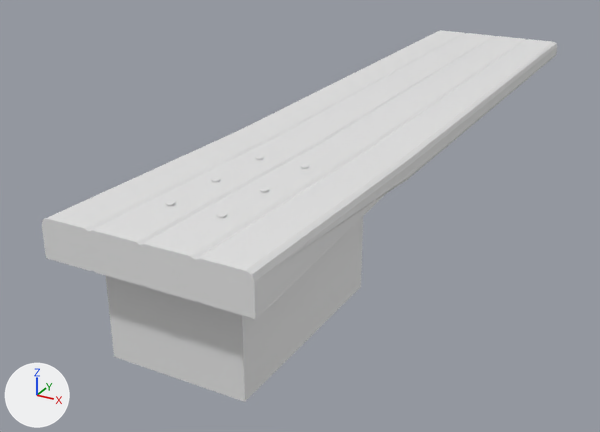
Renders of the Blender file Swords and Sails/Props/Dirving board.blend from each side of a commit.
One viewpoint serves both versions: a camera (50 mm lens) standing at (2.15, -3.06, 2.14) and looking at (-0.41, 1.59, -0.19). Lighting does not change. The marker at lower left points along +X, +Y and +Z.
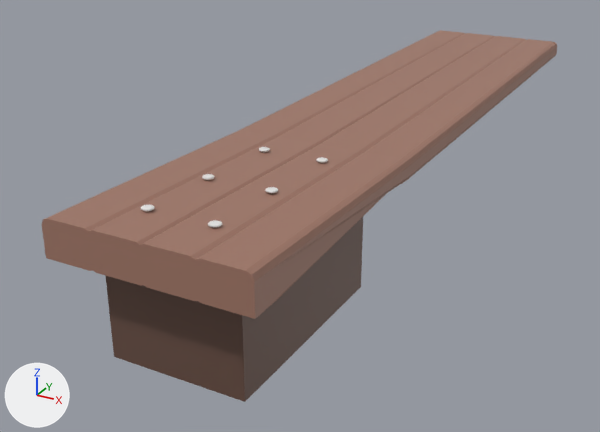
The change, as a diff of the scene's bpy script:
```diff
--- a/Swords and Sails/Props/Dirving board.blend.py
+++ b/Swords and Sails/Props/Dirving board.blend.py
@@ img_base @@
+img_base = load_image('Base', 'Diving Board/Base.png', 1024, 1024, 'sRGB')
@@ img_wood @@
+img_wood = load_image('Wood', 'Diving Board/Wood.png', 1024, 1024, 'sRGB')
@@ mat_base @@
+mat_base = principled_material('Base')
+mat_base.texture = img_base
@@ mat_material @@
+mat_material = principled_material('Material')
+mat_material.texture = img_wood
@@ me_cube_001 @@
 me_cube_001.from_pydata(...)  # 108 vertices, 96 faces; spans x -1.47..1.48, y -6.55..6.76, z -0.25..0.29
+me_cube_001.materials.append(mat_material)  # picture img_wood
@@ me_cube_008 @@
 me_cube_008.from_pydata(...)  # 8 vertices, 6 faces; spans x -1.0..1.0, y -1.63..1.63, z -0.56..1.0
+me_cube_008.materials.append(mat_base)  # picture img_base
@@ ob_nails @@
 ob_nails.rotation_euler = (-0.0244, 0.0, 0.0)  # degrees (-1.4, 0, 0)
-ob_nails.scale = (2.19, 2.19, 2.19)
+ob_nails.scale = (2.84, 2.84, 2.84)
 _m = ob_nails.modifiers.new('Subdivision', 'SUBSURF')
```

Pixel boxes (x1, y1, x2, y2) of what changed, in the pictures (600 x 432 px):
'Cube', recoloured (white to brown): (42, 30, 557, 319) in both
'Cube.001', recoloured (grey to brown): (105, 217, 363, 402) in both
'Nails', rescaled (30% wider, 30% taller): before (165, 156, 309, 218); after (141, 147, 328, 228)
